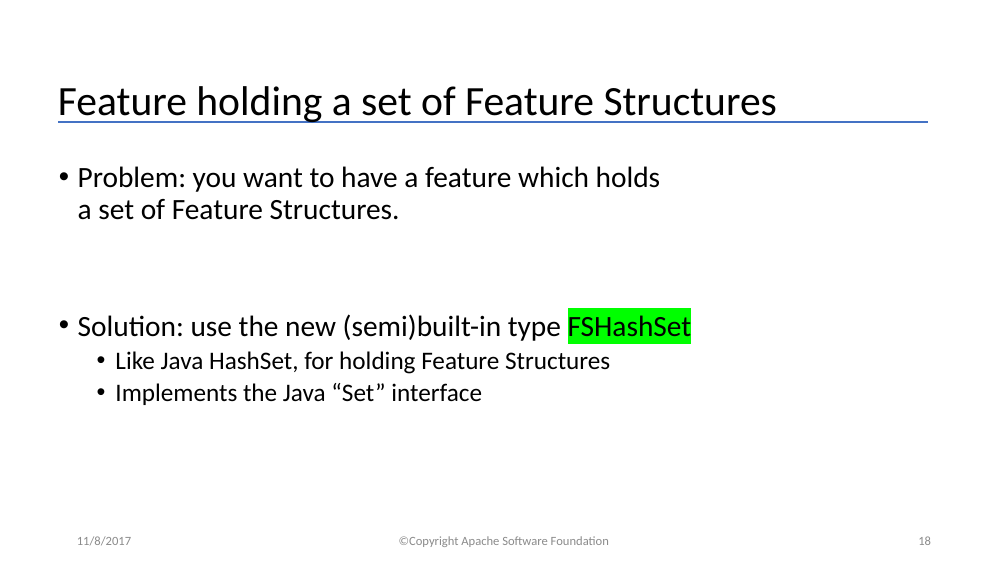
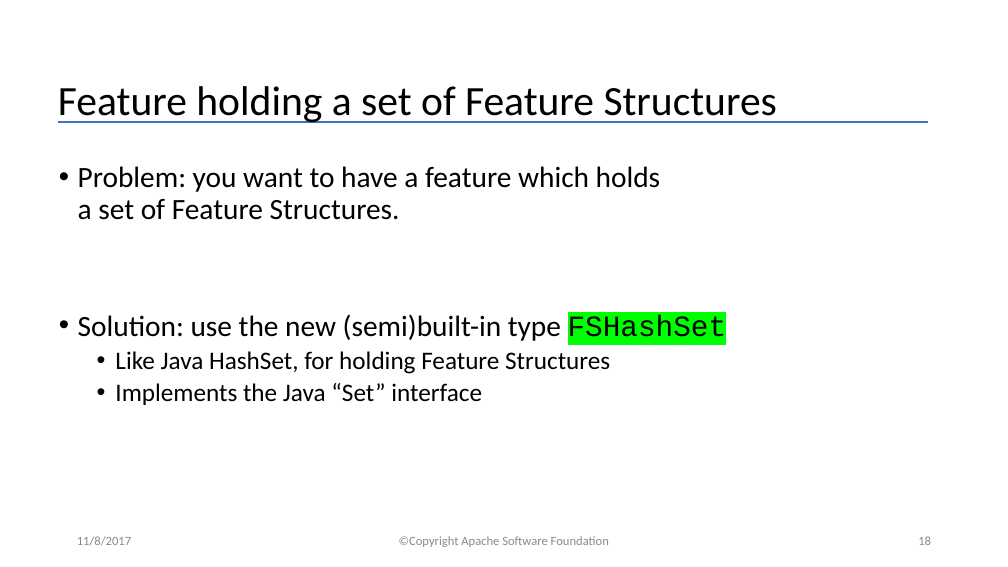
Before and after one commit to apache/uima-site, a slide deck: slide 18 of docs/downloads/uv3/UIMA_V3_Programmers_Solutions.pptx. Drawn at 1008x567 pixels with LibreOffice and Linux fonts; fonts in the diff are those of the drawing. Boxes give left, top, right and bottom in pixels: in the first picture for what was removed or moved away, otherwise in the second. Text is boxed around its words. In the diff, an @@ line names an element or a change of style, - is before the commit and + after.

Commit message:
no Jira, cleanup programmer's solutions powerpoint

```diff
--- a/docs/downloads/uv3/UIMA_V3_Programmers_Solutions.pptx
+++ b/docs/downloads/uv3/UIMA_V3_Programmers_Solutions.pptx
@@ text at bbox=[78, 314, 727, 344]: font Calibri to Courier New in "FSHashSet" @@
```
Also in this commit, not shown: 11 other slides changed.
